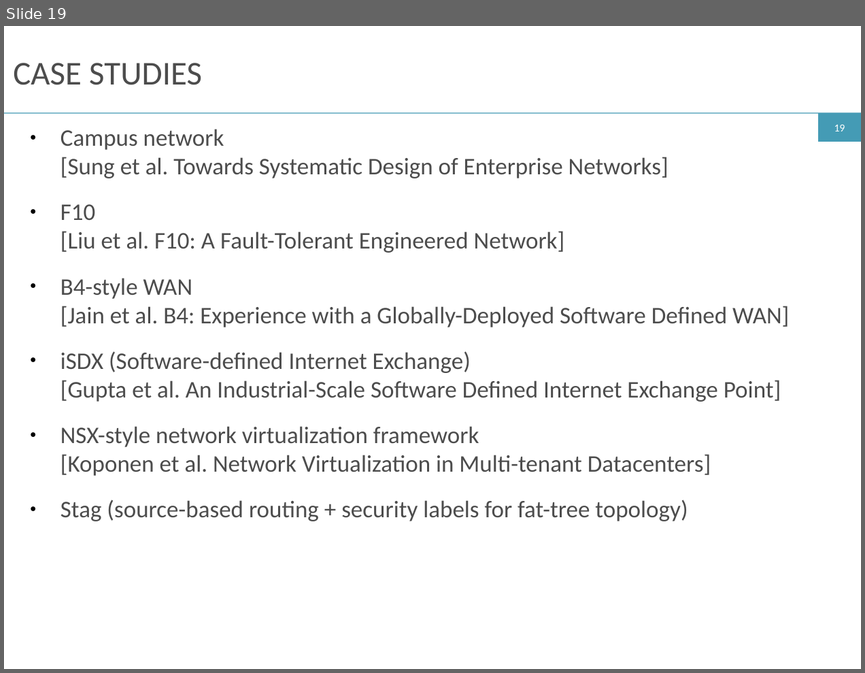
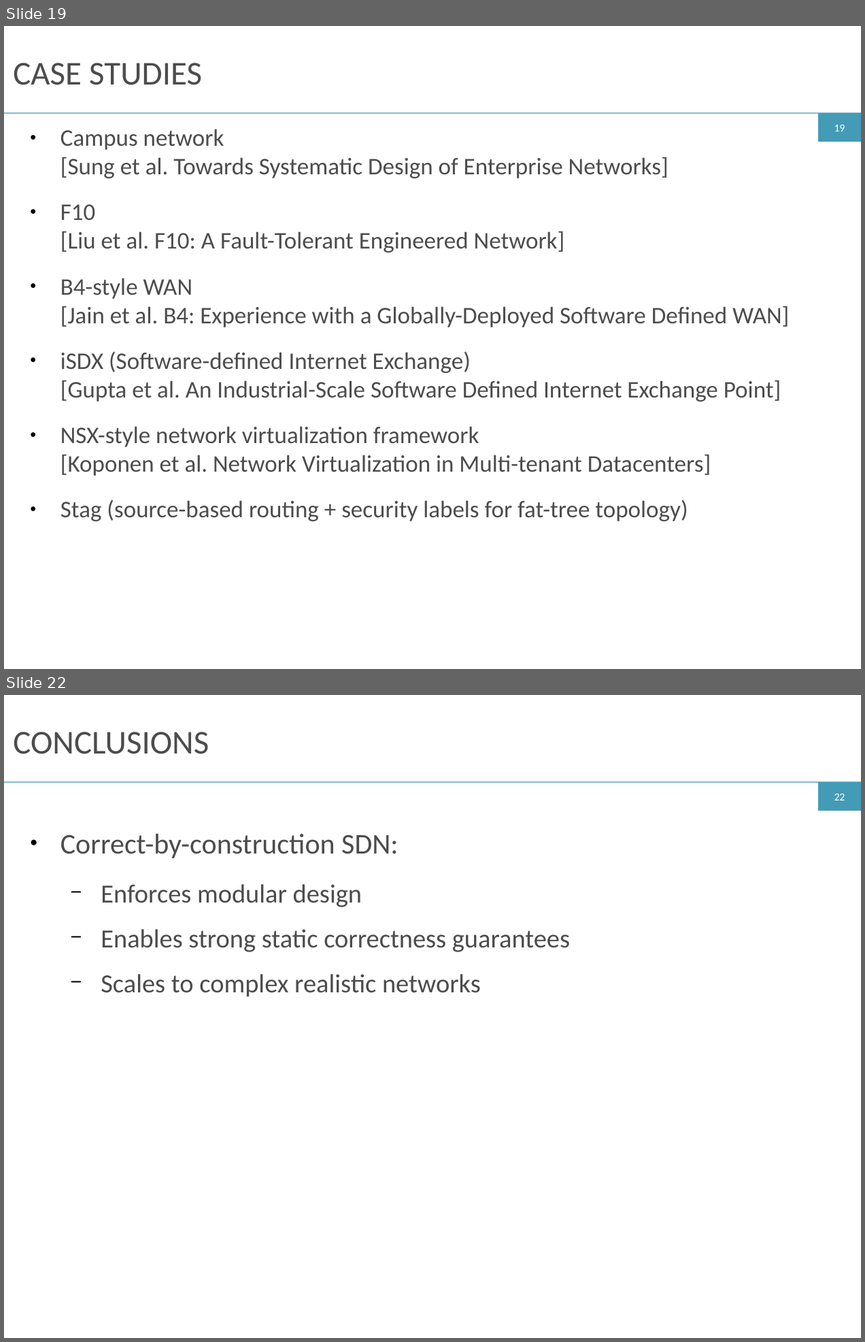
Before and after one commit to ryzhyk/cocoon, a slide deck: doc/netpl16/talk/cocoon.odp. Shown one above the other, each under a label of ours: slide 19 before the commit, slides 19 and 22 after it; the slides between them are not shown. The pictures are 865x673 and 865x1342 pixels, drawn with LibreOffice and Linux fonts; fonts in the diff are those of the drawing. Boxes give left, top, right and bottom in pixels: in the first picture for what was removed or moved away, otherwise in the second. Text is boxed around its words. In the diff, an @@ line names an element or a change of style, - is before the commit and + after.

```diff
--- a/doc/netpl16/talk/cocoon.odp
+++ b/doc/netpl16/talk/cocoon.odp
@@ slide 22 added at (4, 695, 861, 1338), background #FFFFFF; not listed: 3 template elements that a slide beside it also shows @@
@@ title added at (13, 732, 209, 754), 28 pt, text #4C4C4C @@
+CONCLUSIONS
@@ text added at (60, 834, 570, 996), 22 pt, text #4C4C4C @@
+● Correct-by-construction SDN:
+  − Enforces modular design
+  − Enables strong static correctness guarantees
+  − Scales to complex realistic networks
```
Also in this commit, not shown: 1 slide changed, 1 other slide added, 2 slides removed.
